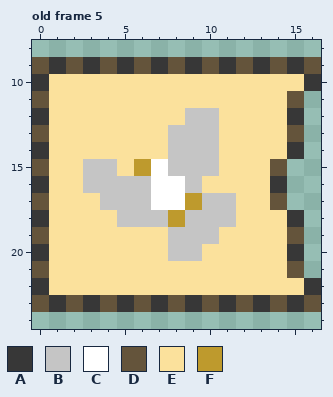
Two states of a pixel-art file, sprites/banner_templates.aseprite. The first picture shows the starting point.
17x33 pixels, 15 frames. Colours within 5 levels of each other are drawn and written as one. Shown: old frame 5: x 0..16, y 8..24.
Visible layers, top first: "Layer 4", "Layer 1", "Layer 2".
Palette (. is transparent): A #373737  B #c5c5c5  C #ffffff  D #64543b  E #fbe19c  F #be9a2d
Pixels before, old frame 5, first column x 0:
 9 DADADADADADADADAD
10 AEEEEEEEEEEEEEEEA
11 DEEEEEEEEEEEEEED.
12 AEEEEEEEEBBEEEEA.
13 DEEEEEEEBBBEEEED.
14 AEEEEEEEBBBEEEEA.
15 DEEBBEFCBBBEEED..
16 AEEBBBBCCBEEEEA..
17 DEEEBBBCCFBBEED..
18 AEEEEBBBFBBBEEEA.
19 DEEEEEEEBBBEEEED.
20 AEEEEEEEBBEEEEEA.
21 DEEEEEEEEEEEEEED.
22 AEEEEEEEEEEEEEEEA
23 DADADADADADADADAD
After:
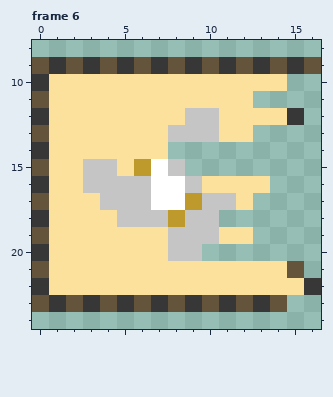
A new or re-ordered frame is compared with the old frame closest to it.
The exact change:
frames 15 -> 16
Changed rows in their new state; - is an unchanged pixel.
Frame 6 is new; against old frame 5, layer "Layer 1":
first column x 8:
10 -------..
11 -----...-
13 -----...-
14 ........-
15 -......--
16 ------.--
17 -----..--
18 ---.....-
19 -----...-
20 --......-
23 -------..
Boxes around the changes in both pictures, in picture pixels (x1, y1, x2, y2):
erased: (168, 74, 321, 312)
